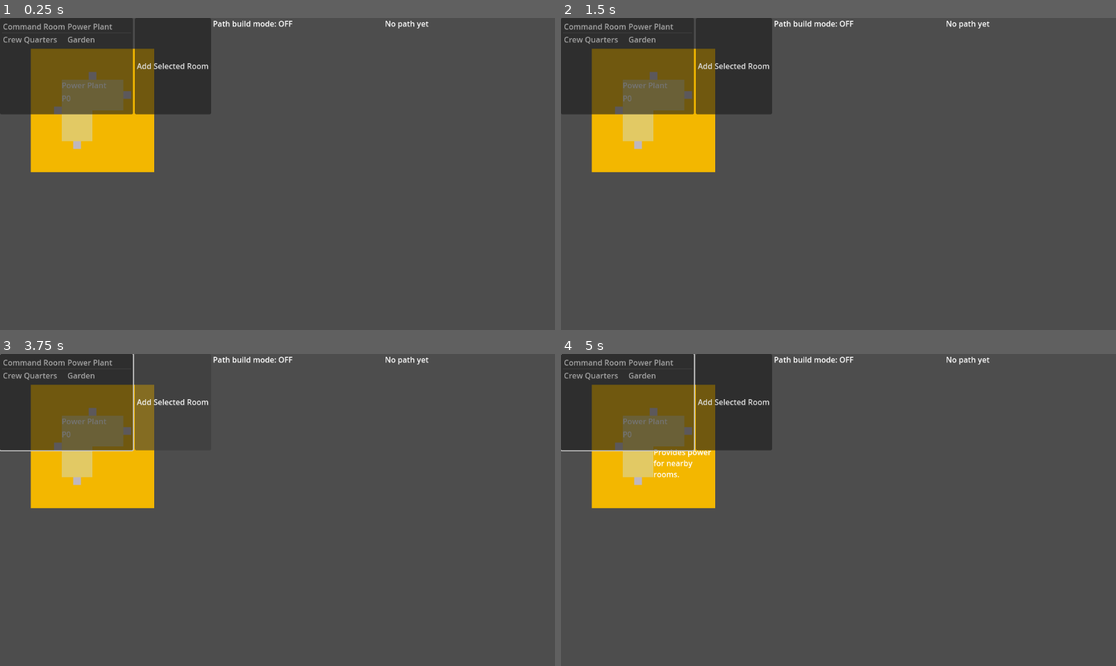
Above: before the commit, frames 1-4 (two rows, left to right).
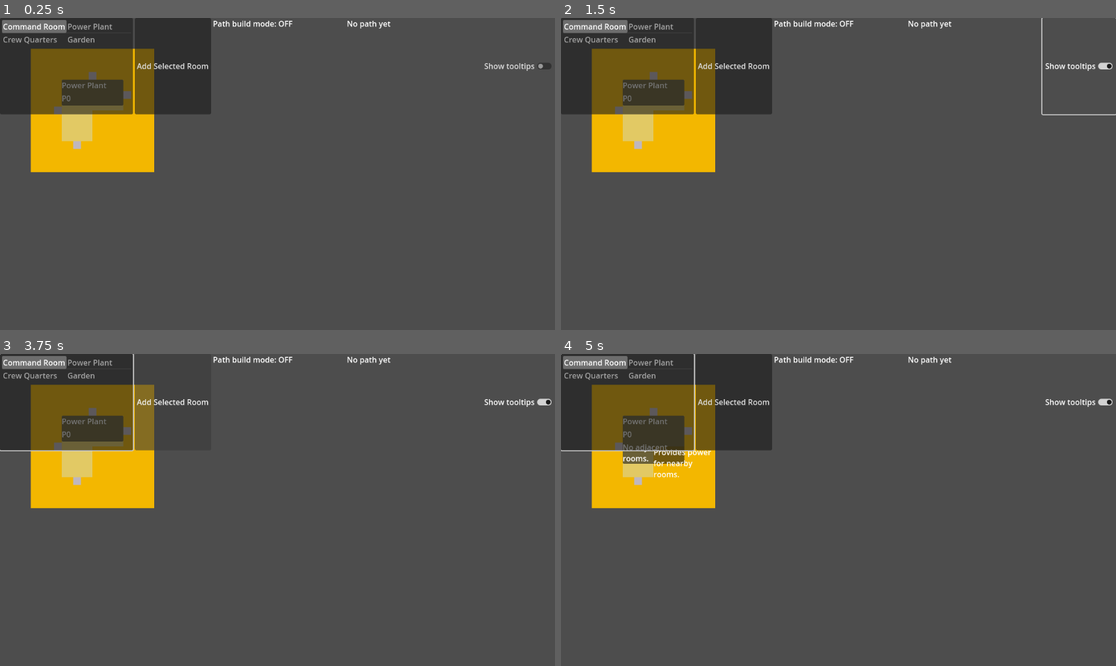
Above: after the commit, the same moments.

Repository: juhanikat/mothership
Game: Godot game, scene res://scenes/main.tscn
Same seed, same stepped clock (60 frames per second), same inputs: the game is played once before the commit and once after it.
Inputs (mouse positions are in pixels of both pictures, inside the frame that each line leads up to):
- Up to frame 1 (0.25 s): no input
- Up to frame 2 (1.5 s): click "Add Selected Room" at 0.5 s; click (1077, 64) at 1.25 s, where only the run after the commit has a clickable "Show tooltips"
- Up to frame 3 (3.75 s): click "Add Selected Room" at 2 s; click "Add Selected Room" at 2.75 s; drag from (94, 447) to (333, 441) at 3.52 s
- Up to frame 4 (5 s): tap Enter at 4.25 s; drag from (727, 525) to (655, 447) at 4.27 s

The runs differ from the first frame. In frame 1, 1.6% of the frame differs, in the area x 0-100%, y 0-29%; in frame 2, 1.8%; in frame 3, 1.6%; in frame 4, 2.4%, in the area x 0-100%, y 0-36%.
Error before the commit: Out of bounds get index '0' (on base: 'PackedInt32Array') (res://scenes/hud.gd:44)

Commit message:
some hud improvements

Diff:
--- a/globals/GlobalInputFlags.gd
+++ b/globals/GlobalInputFlags.gd
@@ -10,3 +10,12 @@
 		else:
 			print("Path build mode OFF")
 		GlobalSignals.path_build_mode_toggled.emit(path_build_mode)
+
+
+var show_tooltips: bool = false:
+	set(value):
+		show_tooltips = value
+		if show_tooltips == true:
+			print("Tooltips are shown")
+		else:
+			print("Tooltips are hidden")
--- a/room/connector.gd
+++ b/room/connector.gd
@@ -67,9 +67,9 @@
 
 
 func connected_to() -> Variant:
-	## Returns the connector that is connected to this one (both connectors must
-	## fully overlap), or null otherwise.
-	## Idk if this is used for anything at the moment.
+	## Returns the connector that is connected to this one (both connectors must fully overlap),
+	## or null otherwise.
+	## Used when a room is connected to see which rooms must have their "adjacent_rooms" lists updated.
 	for connector: Connector in get_tree().get_nodes_in_group("Connector"):
 		if connector == self:
 			continue
--- a/room/room.gd
+++ b/room/room.gd
@@ -111,11 +111,14 @@
 
 func _process(_delta: float) -> void:
 	if hovering:
-		## NOTE: room_infos description label is toggled here since room_info itself
+		## NOTE: room_info's description label is toggled here since room_info itself
 		## cannot be easily set to read input without consuming it :(
-		room_info.description_popup_label.show()
+		if GlobalInputFlags.show_tooltips == true:
+			room_info.description_popup_label.show()
+		room_info.adjacent_rooms_popup_label.show()
 	else:
 		room_info.description_popup_label.hide()
+		room_info.adjacent_rooms_popup_label.hide()
 
 	rotation_degrees = lerpf(rotation_degrees, target_rotation, 0.15)
 
@@ -129,8 +132,8 @@
 	## Called when a room is placed while it overlaps another room.
 	## Locks the room in place while checking if it can be placed, then either
 	## places it or removes the lock.
-	## If the room is placed, room_connected is emitted so that both participating rooms
-	## can update their adjacent_rooms list and locked status.
+	## If the room is placed, the "room_connected" signal is emitted so that ALL participating rooms
+	## can update their "adjacent_rooms" list and "locked" status.
 	locked = true
 	var all_connectors: Array[Connector]
 	# weird trick to cast the type correctly
@@ -157,6 +160,20 @@
 
 	print("Connectors ({0}) and ({1}) snapped together.".format([str(connector_pair[0]), str(connector_pair[1])]))
 	GlobalSignals.room_connected.emit(connector_pair[0], connector_pair[1])
+
+	await get_tree().physics_frame
+	await get_tree().physics_frame
+	await get_tree().physics_frame
+	for connector in all_connectors:
+		if connector in connector_pair:
+			continue
+		# if another connector has been connected due the room placement, update the participating room's
+		# "adjacent_rooms" lists accordingly.
+		print(connector.connected_to())
+		if connector.connected_to() == connector_pair[0]:
+			print("Connectors ({0}) and ({1}) snapped together.".format([str(connector_pair[0]), str(connector)]))
+			GlobalSignals.room_connected.emit(connector_pair[0], connector)
+
 	return true
 
 
@@ -199,22 +216,28 @@
 	## the connectors NavigationRegion (this has to be done in one of the connectors).
 	if connector1 in get_own_connectors():
 		locked = true
-		adjacent_rooms.append(connector2.get_parent_room())
+		var other_room = connector2.get_parent_room()
+		adjacent_rooms.append(other_room)
+		# TODO: fix this, looks ugly and uses _data which should be private
+		room_info.add_adjacent_room(other_room, other_room._data["room_name"])
 	elif connector2 in get_own_connectors():
 		locked = true
-		adjacent_rooms.append(connector1.get_parent_room())
+		var other_room = connector1.get_parent_room()
+		adjacent_rooms.append(other_room)
+		room_info.add_adjacent_room(other_room, other_room._data["room_name"])
 		connector2.delete_navigation_region()
 
+		## TODO: ??? Is this necessary, or in the right place?
 		await get_tree().physics_frame
 		for connector in connector2.get_overlapping_connectors():
 			if connector == connector1:
 				continue
+			print("Deleted connector %s" % [str(connector)])
 			connector.queue_free()
 
 
 func _on_room_area_area_entered(area: Area2D) -> void:
 	if area.is_in_group("RoomArea"):
-		print(area)
 		overlapping_room_areas.append(area)
 
 
--- a/room/room_info.gd
+++ b/room/room_info.gd
@@ -1,9 +1,11 @@
-extends VBoxContainer
+extends PanelContainer
 class_name RoomInfo
 
 
 @export var room_name_label: RichTextLabel
 @export var power_usage_label: RichTextLabel
+
+@export var adjacent_rooms_popup_label: RichTextLabel
 @export var description_popup_label: RichTextLabel
 
 
@@ -13,9 +15,17 @@
 	room_name_label.text = _data["room_name"]
 	power_usage_label.text = "P" + str(_data["power_usage"])
 	description_popup_label.text = _data.get("room_desc", "No description.")
+	adjacent_rooms_popup_label.text = "No adjacent rooms."
 
 
 func _process(_delta: float) -> void:
 	if description_popup_label.visible:
 		## NOTE: Showing/hiding description is done in room.gd.
 		description_popup_label.global_position = get_global_mouse_position()
+
+
+func add_adjacent_room(new_room: Room, room_name: String) -> void:
+	## Called by room.gd to update the adjacent rooms popup.
+	if adjacent_rooms_popup_label.text == "No adjacent rooms.":
+		adjacent_rooms_popup_label.text = "Adjacent rooms:"
+	adjacent_rooms_popup_label.text += "\n %s (%s)" % [str(new_room), room_name]
--- a/room/room_info.tscn
+++ b/room/room_info.tscn
@@ -2,32 +2,40 @@
 
 [ext_resource type="Script" uid="uid://ckk2sqm7720y" path="res://room/room_info.gd" id="1_xv4oe"]
 
-[node name="RoomInfo" type="VBoxContainer" node_paths=PackedStringArray("room_name_label", "power_usage_label", "description_popup_label")]
+[node name="RoomInfo" type="PanelContainer" node_paths=PackedStringArray("room_name_label", "power_usage_label", "adjacent_rooms_popup_label", "description_popup_label")]
+offset_right = 128.0
+offset_bottom = 54.0
+mouse_filter = 2
+script = ExtResource("1_xv4oe")
+room_name_label = NodePath("VBoxContainer/RoomName")
+power_usage_label = NodePath("VBoxContainer/PowerUsage")
+adjacent_rooms_popup_label = NodePath("VBoxContainer/AdjacentRoomsPopupLabel")
+description_popup_label = NodePath("DescriptionPopupLabel")
+
+[node name="VBoxContainer" type="VBoxContainer" parent="."]
 z_index = 1
 custom_minimum_size = Vector2(128, 0)
-anchors_preset = -1
-anchor_right = 0.111111
-anchor_bottom = 0.197531
-grow_horizontal = 2
+layout_mode = 2
 size_flags_horizontal = 3
 size_flags_vertical = 3
 mouse_filter = 2
-script = ExtResource("1_xv4oe")
-room_name_label = NodePath("RoomName")
-power_usage_label = NodePath("PowerUsage")
-description_popup_label = NodePath("DescriptionPopupLabel")
 metadata/_edit_use_anchors_ = true
 
-[node name="RoomName" type="RichTextLabel" parent="."]
+[node name="RoomName" type="RichTextLabel" parent="VBoxContainer"]
 layout_mode = 2
 mouse_filter = 2
 text = "room name"
 fit_content = true
 
-[node name="PowerUsage" type="RichTextLabel" parent="."]
+[node name="PowerUsage" type="RichTextLabel" parent="VBoxContainer"]
 layout_mode = 2
 mouse_filter = 2
 text = "power usage"
+fit_content = true
+
+[node name="AdjacentRoomsPopupLabel" type="RichTextLabel" parent="VBoxContainer"]
+layout_mode = 2
+mouse_filter = 2
 fit_content = true
 
 [node name="DescriptionPopupLabel" type="RichTextLabel" parent="."]
@@ -43,8 +51,3 @@
 
 EFEWFE"
 fit_content = true
-
-[connection signal="focus_entered" from="." to="." method="_on_focus_entered"]
-[connection signal="focus_exited" from="." to="." method="_on_focus_exited"]
-[connection signal="mouse_entered" from="." to="." method="_on_mouse_entered"]
-[connection signal="mouse_exited" from="." to="." method="_on_mouse_exited"]
--- a/scenes/hud.gd
+++ b/scenes/hud.gd
@@ -17,6 +17,8 @@
 
 	for room_data in RoomData.room_data.values():
 		room_list.add_item(room_data["room_name"])
+
+	room_list.select(0)
 
 
 func find_room_data_by_name(room_name: String) -> Dictionary:
@@ -42,6 +44,12 @@
 
 func _on_add_room_button_pressed() -> void:
 	var selected_room = room_list.get_item_text(room_list.get_selected_items()[0])
-	print(selected_room)
 	var selected_room_data = find_room_data_by_name(selected_room)
 	main.spawn_room(selected_room_data)
+
+
+func _on_show_tooltips_button_toggled(toggled_on: bool) -> void:
+	if toggled_on:
+		GlobalInputFlags.show_tooltips = true
+	else:
+		GlobalInputFlags.show_tooltips = false
--- a/scenes/hud.tscn
+++ b/scenes/hud.tscn
@@ -36,4 +36,9 @@
 text = "path build mode label"
 fit_content = true
 
+[node name="ShowTooltipsButton" type="CheckButton" parent="TopBar"]
+layout_mode = 2
+text = "Show tooltips"
+
 [connection signal="pressed" from="TopBar/AddRoomButton" to="." method="_on_add_room_button_pressed"]
+[connection signal="toggled" from="TopBar/ShowTooltipsButton" to="." method="_on_show_tooltips_button_toggled"]
